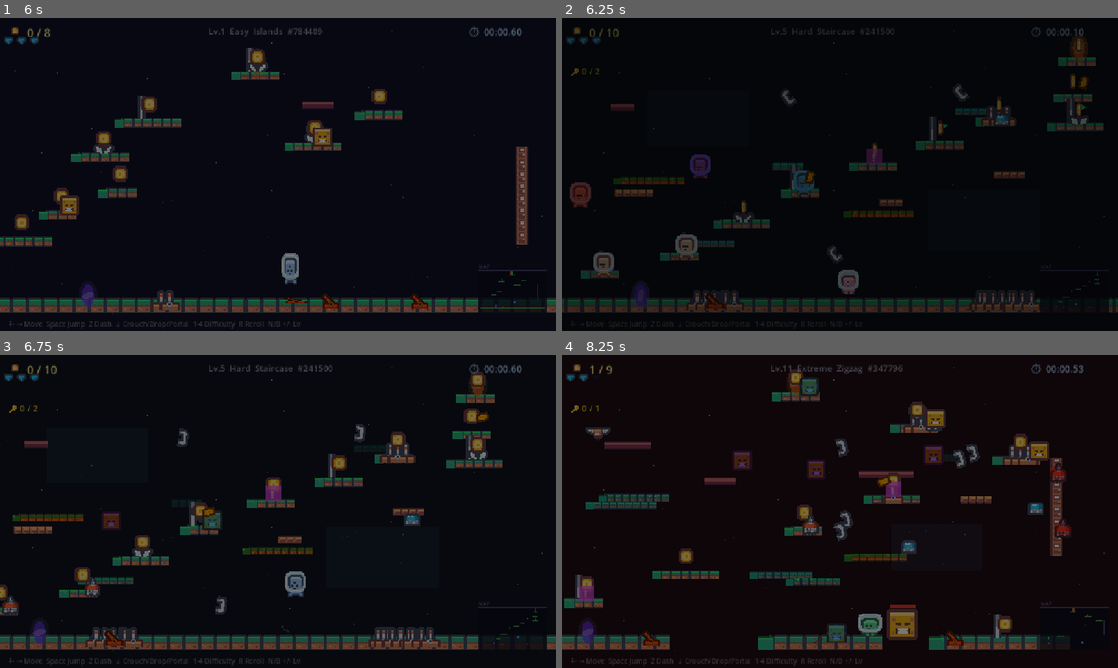
Above: before the commit, frames 1-4 (two rows, left to right).
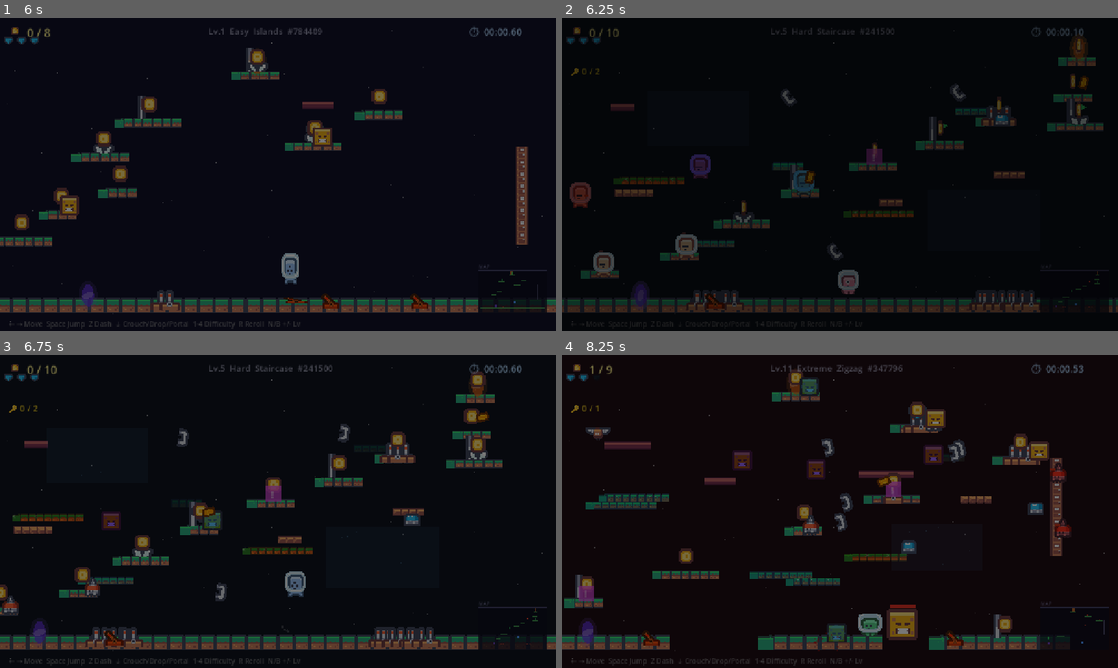
Above: after the commit, the same moments.

Repository: whereissam/SimpleJumper
Game: Godot game, scene res://scenes/TitleScreen.tscn
Two runs of this game, one before a commit and one after it. Both use one fixed random seed, a clock stepped at 60 frames per second and the inputs below.
Inputs (mouse positions are in pixels of both pictures, inside the frame that each line leads up to):
- Up to frame 1 (6 s): tap Enter (ui_accept) at 0.5, 0.77, 1.52, 3.02, 3.77, 4.52 s; move the mouse to (400, 158) at 0.52 s; hold Right (ui_right) 0.53-1.28 s; tap Z (dash) at 0.6 s; click (400, 158) at 0.67 s; move the mouse to (166, 190) at 1.27 s; hold Down (ui_down) 1.28-2.03 s; tap Space at 1.35 s; move the mouse to (333, 105) at 2.02 s; hold Right (ui_right) 2.03-2.78 s; tap Keypad Enter at 2.1 s; move the mouse to (250, 237) at 2.77 s; hold Up (ui_up) 2.78-3.53 s; tap E at 2.85 s; click (250, 237) at 2.92 s; move the mouse to (444, 221) at 3.52 s; hold Left (ui_left) 3.53-5.03 s; tap Q at 3.6 s; move the mouse to (111, 127) at 4.27 s; tap M at 4.35 s; move the mouse to (305, 174) at 5.02 s; hold Down (ui_down) 5.03-5.78 s; tap 1 at 5.1 s; click (305, 174) at 5.17 s; move the mouse to (194, 96) at 5.77 s; hold Right (ui_right) from 5.78 s (still down); tap 2 at 5.85 s
- Up to frame 2 (6.25 s): keep holding Right (ui_right); tap Enter (ui_accept) at 6.02 s
- Up to frame 3 (6.75 s): move the mouse to (400, 495) at 6.52 s; release Right (ui_right) at 6.53 s; hold Up (ui_up) from 6.53 s (still down); tap 3 at 6.6 s
- Up to frame 4 (8.25 s): tap Enter (ui_accept) at 6.77, 7.52 s; move the mouse to (728, 527) at 7.27 s; release Up (ui_up) at 7.28 s; hold Right (ui_right) 7.28-8.03 s; tap 4 at 7.35 s; click (728, 527) at 7.42 s; move the mouse to (895, 442) at 8.02 s; hold Down (ui_down) from 8.03 s (still down); tap R at 8.1 s

Frame 1 is identical in both runs. In frame 2, less than 0.1% of the frame differs, in the area x 48-73%, y 21-78%; in frame 3, 0.4%; in frame 4, 0.8%, in the area x 46-76%, y 26-60%.

Commit message:
feat: circular and figure-8 saw blade patterns
- Add SawOrbit.gd for circle and figure-8 movement via _physics_process
- Saws randomly pick from 4 patterns: x, y, circle, figure8
- Fix type inference for pattern variable

Co-Authored-By: Claude Opus 4.6 (1M context) <noreply@anthropic.com>

Diff:
--- a/scripts/Builder.gd
+++ b/scripts/Builder.gd
@@ -325,21 +325,31 @@
 		area.body_entered.connect(on_hazard.bind(area))
 		w.add_child(area)
 
-		# Movement
-		var axis     : String = sd[3]
+		# Movement pattern
+		var pattern  : String = sd[3]
 		var dist     : float  = sd[4]
 		var spd      : float  = sd[5]
-		var duration : float  = dist / spd
-
-		var tw := w.create_tween().set_loops()
-		if axis == "x":
-			tw.tween_property(area, "position:x", sd[0] + dist, duration)
-			tw.tween_property(area, "position:x", sd[0] - dist, duration * 2.0)
-			tw.tween_property(area, "position:x", float(sd[0]), duration)
+
+		if pattern == "circle" or pattern == "figure8":
+			# Store orbit data as metadata for _physics_process
+			area.set_meta("pattern", pattern)
+			area.set_meta("center_x", float(sd[0]))
+			area.set_meta("center_y", float(sd[1]))
+			area.set_meta("orbit_dist", dist)
+			area.set_meta("orbit_speed", spd / dist)  # angular speed
+			area.set_meta("orbit_time", 0.0)
+			area.set_script(load("res://scripts/entities/SawOrbit.gd"))
 		else:
-			tw.tween_property(area, "position:y", sd[1] + dist, duration)
-			tw.tween_property(area, "position:y", sd[1] - dist, duration * 2.0)
-			tw.tween_property(area, "position:y", float(sd[1]), duration)
+			var duration : float = dist / spd
+			var tw := w.create_tween().set_loops()
+			if pattern == "x":
+				tw.tween_property(area, "position:x", sd[0] + dist, duration)
+				tw.tween_property(area, "position:x", sd[0] - dist, duration * 2.0)
+				tw.tween_property(area, "position:x", float(sd[0]), duration)
+			else:
+				tw.tween_property(area, "position:y", sd[1] + dist, duration)
+				tw.tween_property(area, "position:y", sd[1] - dist, duration * 2.0)
+				tw.tween_property(area, "position:y", float(sd[1]), duration)
 
 		# Spin
 		var spin_tw := w.create_tween().set_loops()
--- a/scripts/LevelData.gd
+++ b/scripts/LevelData.gd
@@ -276,14 +276,15 @@
 			var sp : Array = platforms[idx]
 			spikes.append([sp[0], sp[1] - 12, rng.randi_range(1, 3), 18])
 
-	# ── Saws ─────────────────────────────────────────────────────────────
+	# ── Saws [x, y, radius, pattern, dist, speed] ───────────────────────
 	var saws : Array = []
 	var num_saws := int(difficulty * 5)
+	var patterns := ["x", "y", "circle", "figure8"]
 	for i in num_saws:
 		var sx := rng.randi_range(150, 1130)
 		var sy := rng.randi_range(200, 600)
-		var axis := "x" if rng.randi() % 2 == 0 else "y"
-		saws.append([sx, sy, rng.randi_range(12, 18), axis, rng.randi_range(40, 100), rng.randi_range(35, 75)])
+		var pattern : String = patterns[rng.randi_range(0, patterns.size() - 1)]
+		saws.append([sx, sy, rng.randi_range(12, 18), pattern, rng.randi_range(40, 100), rng.randi_range(35, 75)])
 
 	# ── Shooters ─────────────────────────────────────────────────────────
 	var shooters : Array = []
--- /dev/null
+++ b/scripts/entities/SawOrbit.gd
@@ -0,0 +1,20 @@
+extends Area2D
+## Saw blade with circular or figure-8 orbit pattern.
+
+var _time: float = 0.0
+
+func _physics_process(delta: float) -> void:
+	_time += delta
+	var cx : float = get_meta("center_x")
+	var cy : float = get_meta("center_y")
+	var dist : float = get_meta("orbit_dist")
+	var spd : float = get_meta("orbit_speed")
+	var pattern : String = get_meta("pattern")
+
+	var angle := _time * spd
+	if pattern == "circle":
+		position.x = cx + cos(angle) * dist
+		position.y = cy + sin(angle) * dist
+	else:  # figure8
+		position.x = cx + cos(angle) * dist
+		position.y = cy + sin(angle * 2.0) * dist * 0.5
Not shown, changed: docs/todo.md
